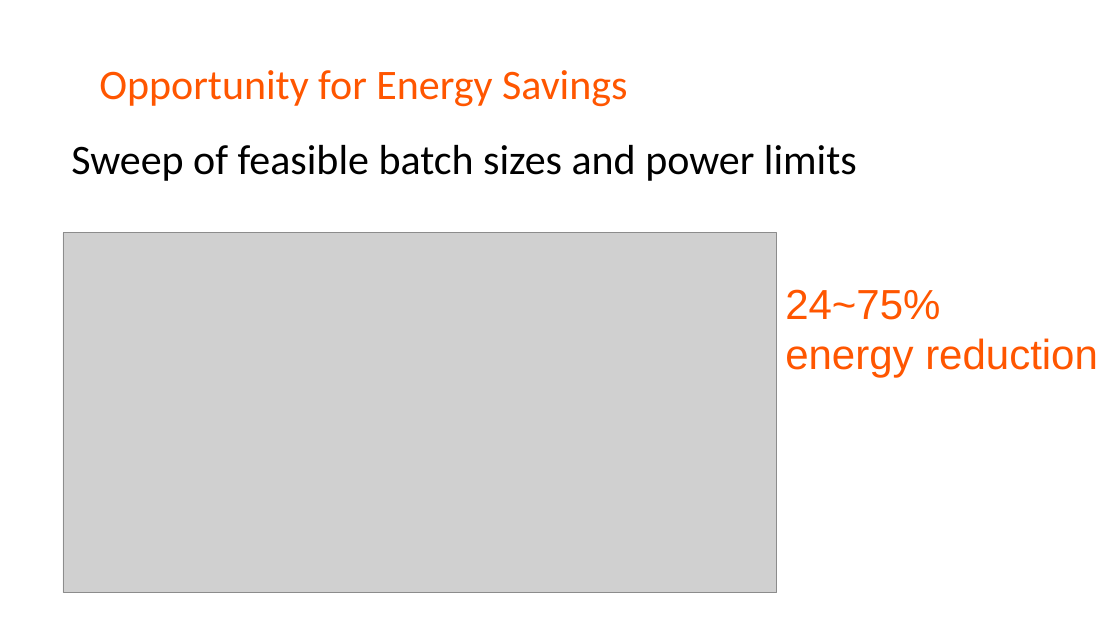
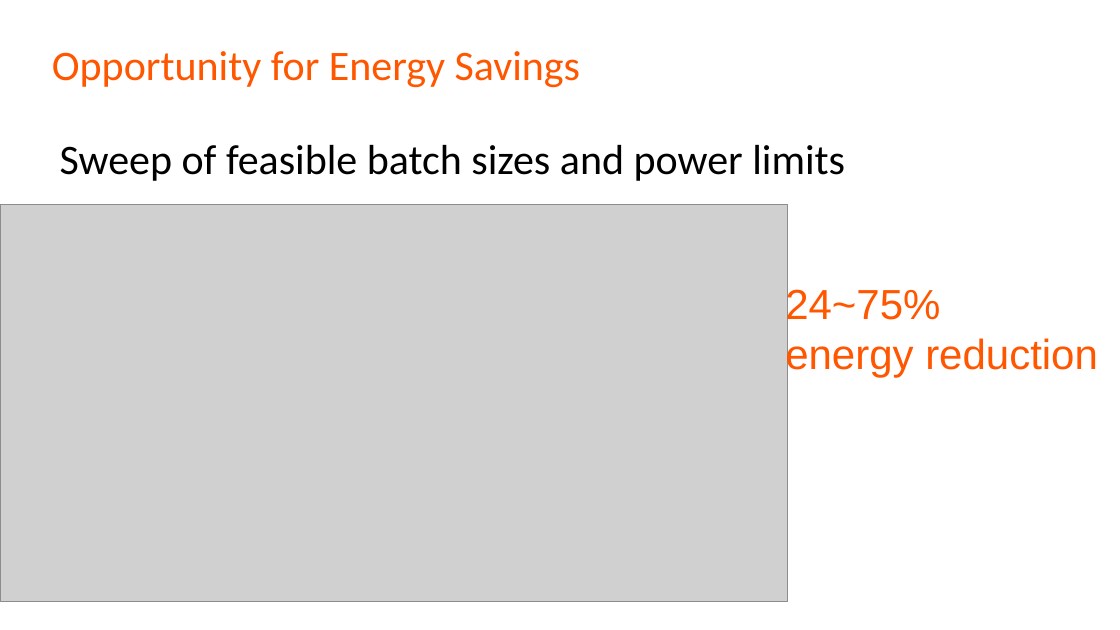
Before and after one commit to LukeLIN-web/CS345, a slide deck: slide 13 of paperview/zeuspresentation.pptx. Drawn at 1120x630 pixels with LibreOffice and Linux fonts; fonts in the diff are those of the drawing; grey boxes stand for pictures. Boxes give left, top, right and bottom in pixels: in the first picture for what was removed or moved away, otherwise in the second. Text is boxed around its words. In the diff, an @@ line names an element or a change of style, - is before the commit and + after.

```diff
--- a/paperview/zeuspresentation.pptx
+++ b/paperview/zeuspresentation.pptx
@@ text "Opportunity for Energy Savings": place and size @@
-text "Opportunity for Energy Savings" at bbox=[99, 70, 627, 107]
+text "Opportunity for Energy Savings" at bbox=[52, 51, 580, 88]
@@ text "Sweep of feasible batch sizes ...": place and size @@
-text "Sweep of feasible batch sizes ..." at bbox=[71, 145, 857, 181]
+text "Sweep of feasible batch sizes ..." at bbox=[60, 145, 845, 181]
@@ picture: place and size @@
-picture at bbox=[63, 233, 777, 592]
+picture at bbox=[0, 204, 788, 602]
```
Also in this commit, not shown: 3 other slides changed, 15 slides added, 1 slide removed, 6 other files.
